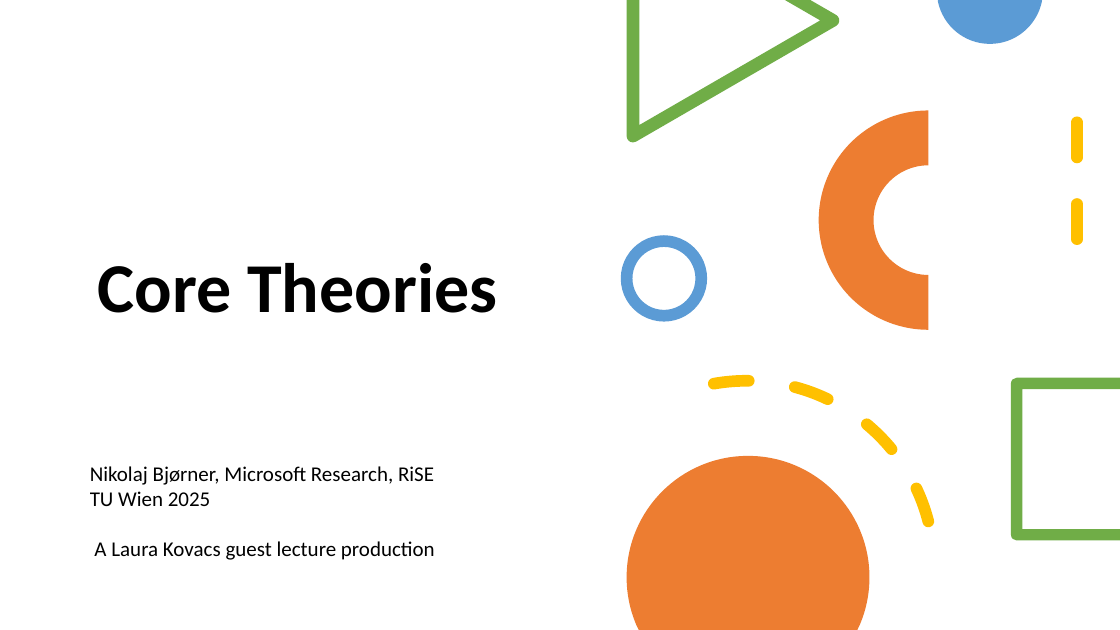
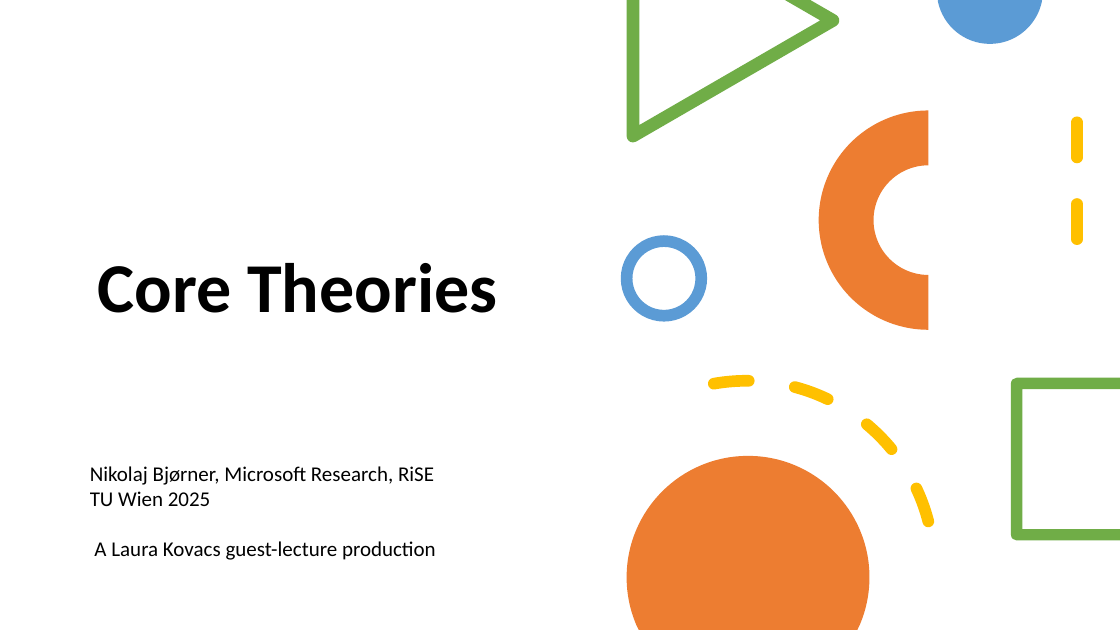
Before and after one commit to Z3Prover/z3prover.github.io, a slide deck: slide 1 of slides/guest-lectures-wien-2025/lecture3-theories.pptx. Drawn at 1120x630 pixels with LibreOffice and Linux fonts; fonts in the diff are those of the drawing. Boxes give left, top, right and bottom in pixels: in the first picture for what was removed or moved away, otherwise in the second. Text is boxed around its words. In the diff, an @@ line names an element or a change of style, - is before the commit and + after.

```diff
--- a/slides/guest-lectures-wien-2025/lecture3-theories.pptx
+++ b/slides/guest-lectures-wien-2025/lecture3-theories.pptx
@@ text at (94,541,436,560): text changed @@
-A Laura Kovacs guest lecture production
+A Laura Kovacs guest-lecture production
```
Also in this commit, not shown: 1 other file.
